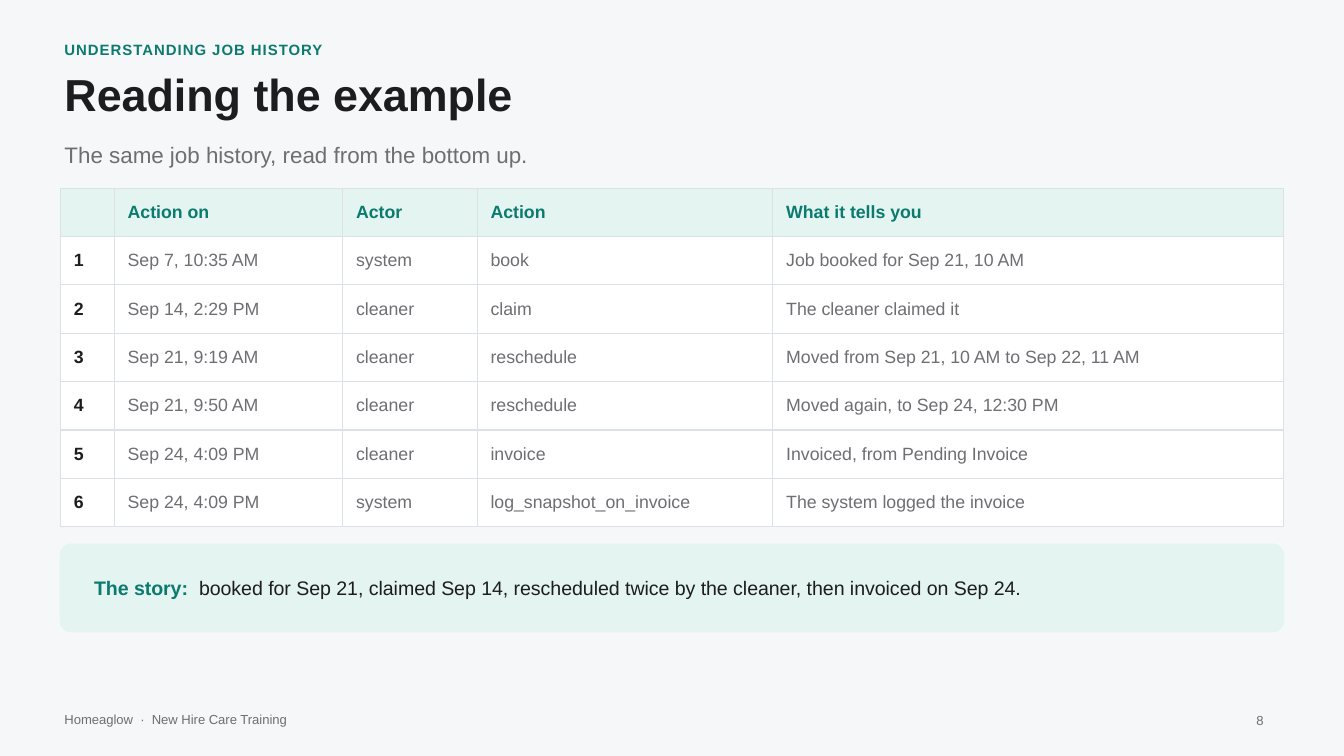
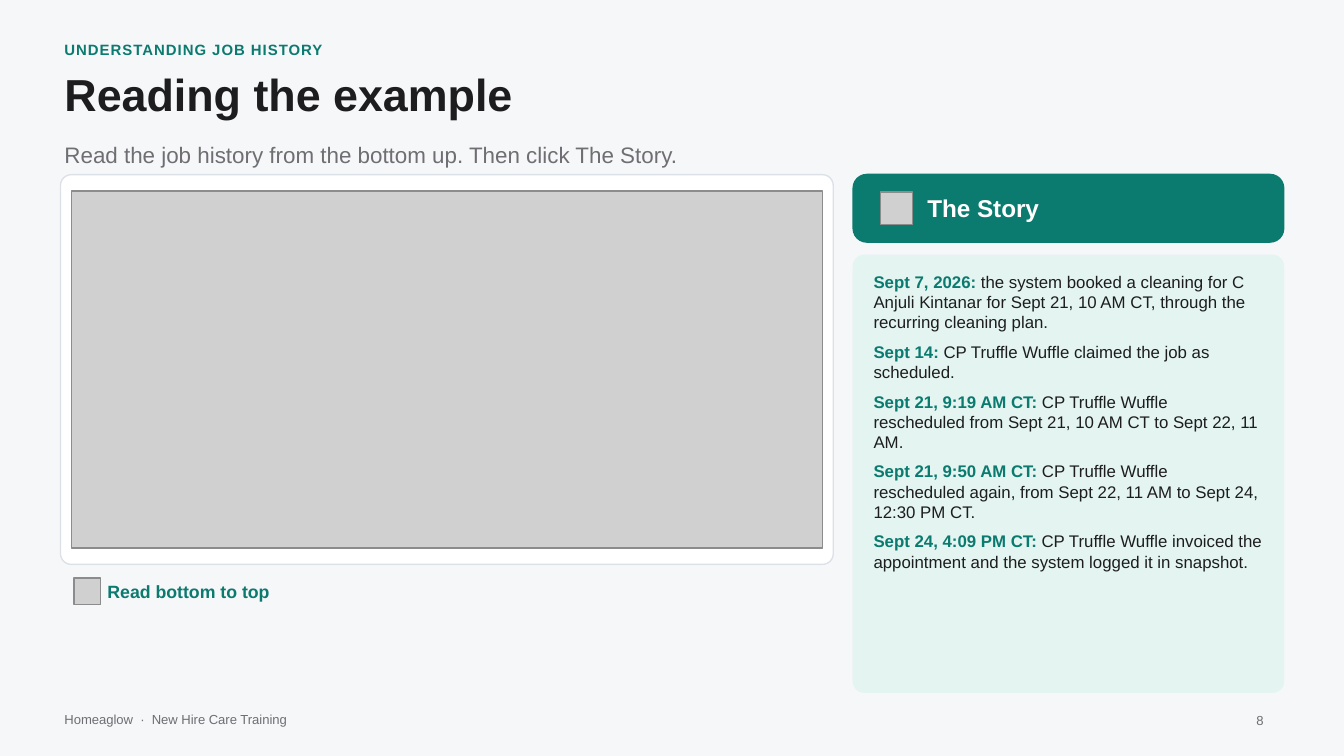
Before and after one commit to anjulimichelle/training, a slide deck: slide 8 of platform-mechanics/platform-operating-mechanics.pptx. Drawn at 1344x756 pixels with LibreOffice and Linux fonts; fonts in the diff are those of the drawing; grey boxes stand for pictures. Boxes give left, top, right and bottom in pixels: in the first picture for what was removed or moved away, otherwise in the second. Text is boxed around its words. In the diff, an @@ line names an element or a change of style, - is before the commit and + after.

```diff
--- a/platform-mechanics/platform-operating-mechanics.pptx
+++ b/platform-mechanics/platform-operating-mechanics.pptx
@@ text at (x1=64, y1=147, x2=677, y2=168): text changed @@
-The same job history, read from the bottom up.
+Read the job history from the bottom up. Then click The Story.
@@ rounded rectangle added at (x1=60, y1=175, x2=833, y2=564), fill #FFFFFF, outline #DCE1E7 0.75 pt @@
@@ rounded rectangle added at (x1=853, y1=175, x2=1284, y2=242), fill #0B7A6F, outline #0B7A6F 1 pt @@
@@ table removed at (x1=60, y1=188, x2=1284, y2=516), 7 rows, 5 columns @@
- | Action on | Actor | Action | What it tells you
-1 | Sep 7, 10:35 AM | system | book | Job booked for Sep 21, 10 AM
-2 | Sep 14, 2:29 PM | cleaner | claim | The cleaner claimed it
-3 | Sep 21, 9:19 AM | cleaner | reschedule | Moved from Sep 21, 10 AM to Sep 22, 11 AM
-4 | Sep 21, 9:50 AM | cleaner | reschedule | Moved again, to Sep 24, 12:30 PM
-5 | Sep 24, 4:09 PM | cleaner | invoice | Invoiced, from Pending Invoice
-6 | Sep 24, 4:09 PM | system | log_snapshot_on_invoice | The system logged the invoice
@@ picture added at (x1=71, y1=191, x2=823, y2=548) @@
@@ picture added at (x1=880, y1=192, x2=913, y2=224) @@
@@ text added at (x1=927, y1=199, x2=1039, y2=222), 13 pt, text #FFFFFF, bold @@
+The Story
@@ rounded rectangle added at (x1=853, y1=255, x2=1284, y2=692), fill #E3F4F1, outline #E3F4F1 0.75 pt @@
@@ text added at (x1=874, y1=275, x2=1261, y2=572), 9 pt, text #1D1D1F @@
+Sept 7, 2026: the system booked a cleaning for C Anjuli Kintanar for Sept 21, 10 AM CT, through the recurring cleaning plan.
+Sept 14: CP Truffle Wuffle claimed the job as scheduled.
+Sept 21, 9:19 AM CT: CP Truffle Wuffle rescheduled from Sept 21, 10 AM CT to Sept 22, 11 AM.
+Sept 21, 9:50 AM CT: CP Truffle Wuffle rescheduled again, from Sept 22, 11 AM to Sept 24, 12:30 PM CT.
+Sept 24, 4:09 PM CT: CP Truffle Wuffle invoiced the appointment and the system logged it in snapshot.
@@ rounded rectangle removed at (x1=60, y1=544, x2=1284, y2=632) @@
@@ picture added at (x1=74, y1=578, x2=101, y2=605) @@
@@ text removed at (x1=94, y1=580, x2=1021, y2=599) @@
-The story: booked for Sep 21, claimed Sep 14, rescheduled twice by the cleaner, then invoiced on Sep 24.
@@ text added at (x1=107, y1=585, x2=269, y2=602), 9.5 pt, text #0B7A6F, bold @@
+Read bottom to top
```
Also in this commit, not shown: 2 other files.
